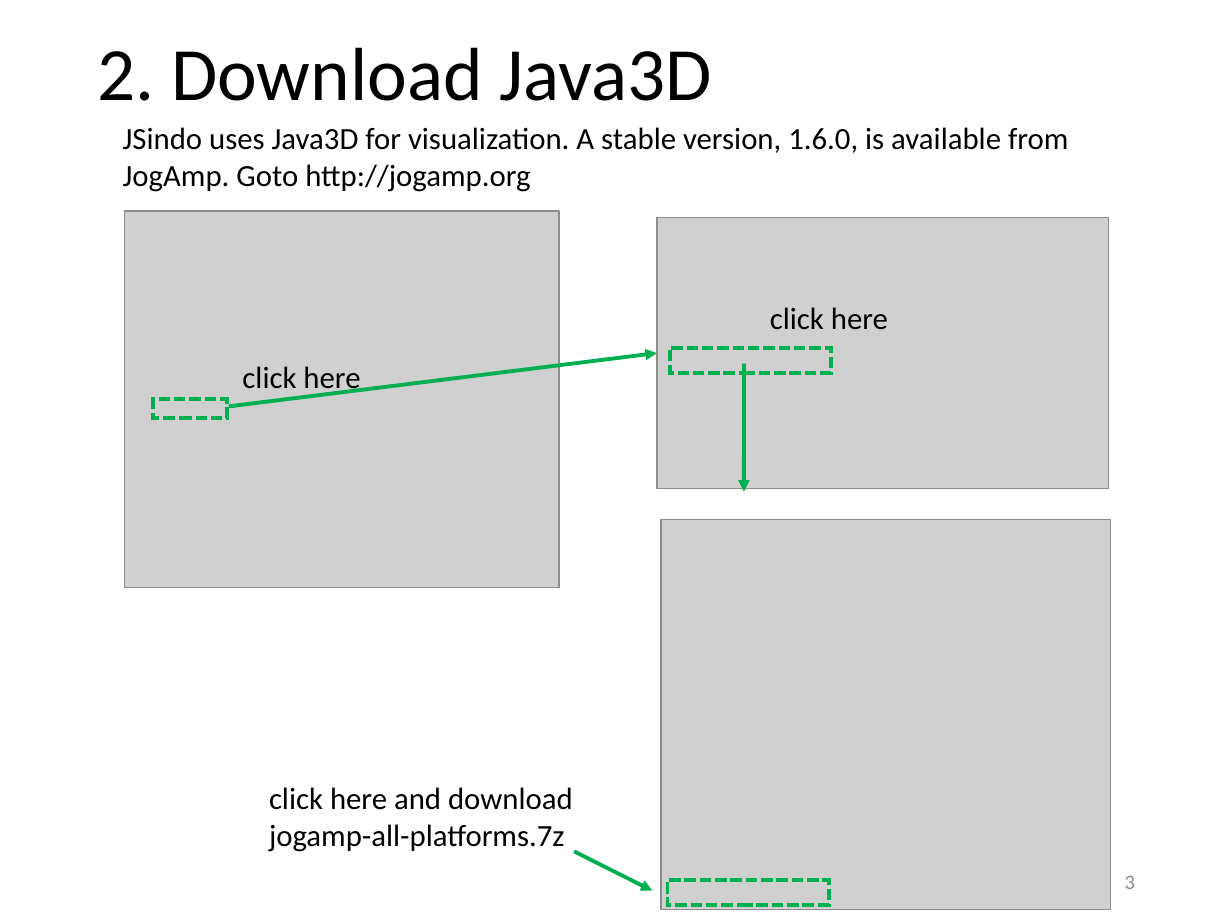
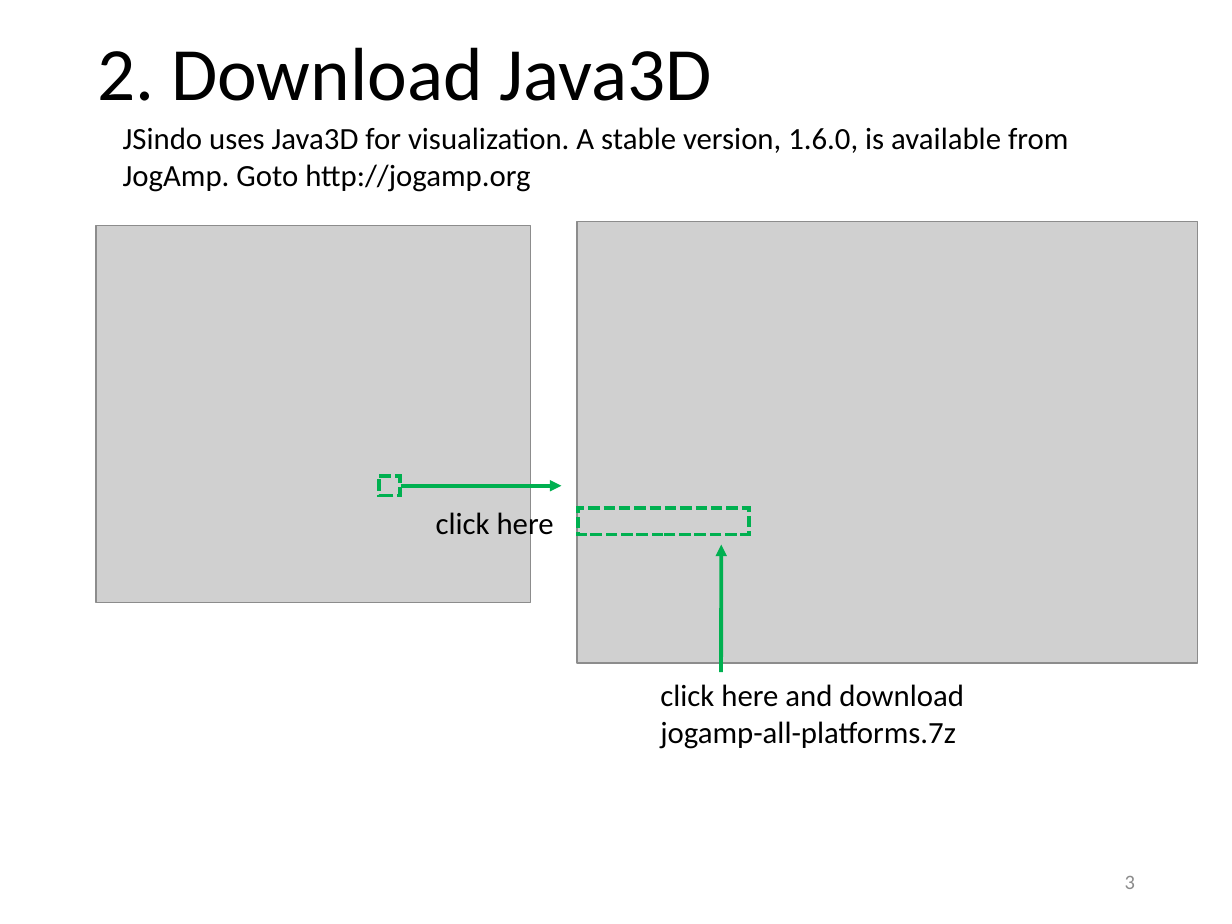
Before and after one commit to yagikiyoshi/sindo, a slide deck: slide 4 of doc/JSindo/install_linux.pptx. Drawn at 1232x924 pixels with LibreOffice and Linux fonts; fonts in the diff are those of the drawing; grey boxes stand for pictures. Boxes give left, top, right and bottom in pixels: in the first picture for what was removed or moved away, otherwise in the second. Text is boxed around its words. In the diff, an @@ line names an element or a change of style, - is before the commit and + after.

```diff
--- a/doc/JSindo/install_linux.pptx
+++ b/doc/JSindo/install_linux.pptx
@@ picture: place and size @@
-picture at box(124, 211, 559, 588)
+picture at box(96, 225, 531, 602)
@@ picture added at box(577, 222, 1198, 663) @@
@@ picture removed at box(657, 218, 1109, 489) @@
@@ text removed at box(770, 307, 888, 329) @@
-click here
@@ arrow removed from (744, 363) to (744, 492) @@
@@ rectangle: place and size @@
-rectangle at box(154, 399, 228, 419)
+rectangle at box(378, 477, 399, 496)
@@ arrow moved from (229, 407) - (657, 354) to (400, 485) - (562, 485) @@
@@ text "click here" rewrapped from box(242, 366, 360, 396) to box(436, 508, 554, 542) @@
@@ rectangle: place and size @@
-rectangle at box(670, 347, 832, 372)
+rectangle at box(578, 508, 749, 535)
@@ picture removed at box(662, 519, 1111, 909) @@
@@ arrow moved from (574, 851) - (653, 891) to (721, 673) - (721, 545) @@
@@ text "click here and download": place and size @@
-text "click here and download" at box(269, 787, 573, 852)
+text "click here and download" at box(660, 684, 964, 749)
@@ rectangle removed at box(668, 880, 829, 904) @@
```
Also in this commit, not shown: 3 other slides changed, 11 other files.
